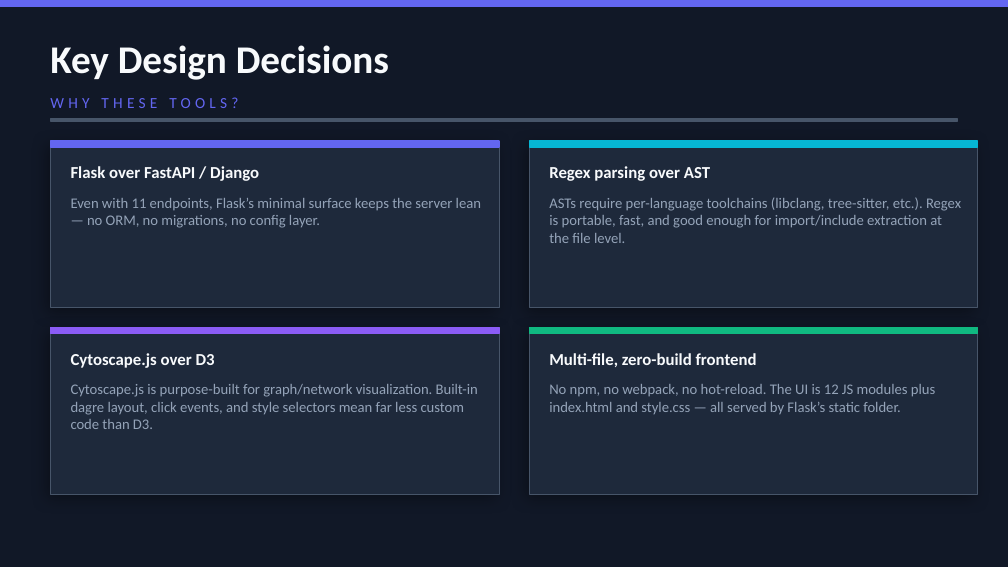
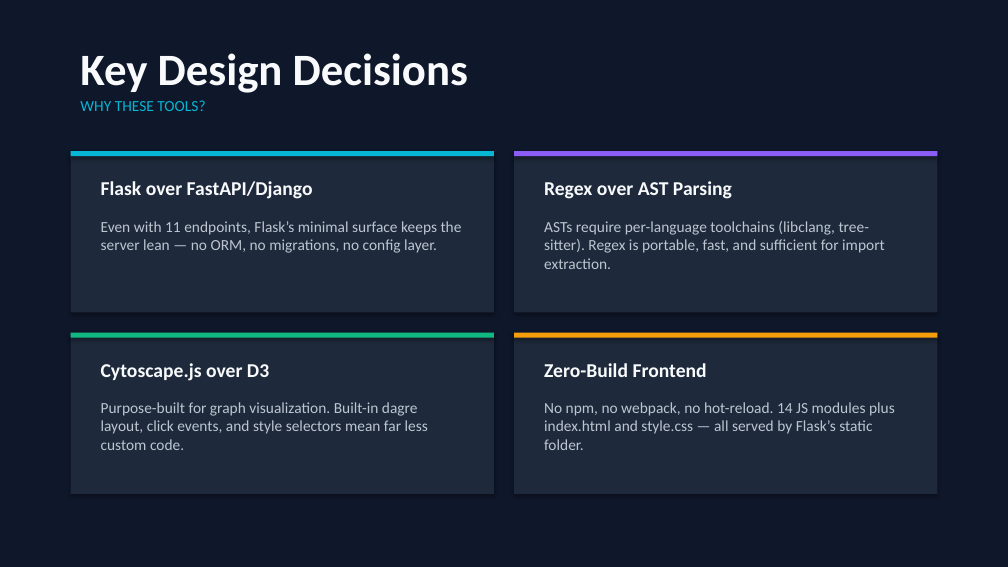
Before and after one commit to hstephan23/dep_graph, a slide deck: slide 10 of DepGraph.pptx. Drawn at 1008x567 pixels with LibreOffice and Linux fonts; fonts in the diff are those of the drawing. Boxes give left, top, right and bottom in pixels: in the first picture for what was removed or moved away, otherwise in the second. Text is boxed around its words. In the diff, an @@ line names an element or a change of style, - is before the commit and + after.

```diff
--- a/DepGraph.pptx
+++ b/DepGraph.pptx
@@ background #111827 to #0F172A @@
@@ rectangle removed at [0, 0, 1008, 6] @@
@@ text "Key Design Decisions": place and size @@
-text "Key Design Decisions" at [50, 45, 389, 80]
+text "Key Design Decisions" at [80, 53, 468, 93]
@@ text "Key Design Decisions" at [80, 53, 468, 93]: size 28 to 32 pt; vertical alignment middle to top @@
@@ rectangle removed at [50, 119, 958, 121] @@
@@ text "WHY THESE TOOLS?": place and size @@
-text "WHY THESE TOOLS?" at [50, 97, 238, 108]
+text "WHY THESE TOOLS?" at [80, 100, 205, 111]
@@ text "WHY THESE TOOLS?" at [80, 100, 205, 111]: text colour #6366F1 to #06B6D4, letter spacing 3 to 0 pt; vertical alignment middle to top @@
@@ rectangle: place and size @@
-rectangle at [50, 141, 499, 307]
+rectangle at [71, 151, 494, 312]
@@ rectangle: place and size @@
-rectangle at [50, 141, 499, 147]
+rectangle at [71, 151, 494, 156]
@@ rectangle at [71, 151, 494, 156]: fill #6366F1 to #06B6D4; outline #6366F1 1 pt to none; shadow on @@
@@ outline #475569 0.5 pt to none; shadow changed in 4 elements at [71, 333, 494, 494], [71, 151, 494, 312], [514, 333, 937, 494], [514, 151, 937, 312] @@
@@ rectangle: place and size @@
-rectangle at [529, 141, 978, 307]
+rectangle at [514, 151, 937, 312]
@@ rectangle: place and size @@
-rectangle at [529, 141, 978, 147]
+rectangle at [514, 151, 937, 156]
@@ rectangle at [514, 151, 937, 156]: fill #06B6D4 to #8B5CF6; outline #06B6D4 1 pt to none; shadow on @@
@@ vertical alignment middle to top in 3 elements at [101, 181, 313, 199], [544, 363, 707, 377], [544, 181, 732, 199] @@
@@ text at [101, 181, 313, 199]: text changed; size 12 to 14 pt @@
-Flask over FastAPI / Django
+Flask over FastAPI/Django
@@ text at [544, 181, 732, 199]: text changed; size 12 to 14 pt @@
-Regex parsing over AST
+Regex over AST Parsing
@@ text "Even with 11 endpoints, Flask’s ...": place and size @@
-text "Even with 11 endpoints, Flask’s ..." at [71, 198, 481, 228]
+text "Even with 11 endpoints, Flask’s ..." at [101, 221, 462, 253]
@@ text "Even with 11 endpoints, Flask’s ..." at [101, 221, 462, 253]: size 10.5 to 11 pt, text colour #94A3B8 to #BDC5D0 @@
@@ text at [544, 221, 885, 269]: text changed; size 10.5 to 11 pt; text colour #94A3B8 to #BDC5D0 @@
-ASTs require per-language toolchains (libclang, tree-sitter, etc.). Regex is portable, fast, and good enough for import/include extraction at the file level.
+ASTs require per-language toolchains (libclang, tree-sitter). Regex is portable, fast, and sufficient for import extraction.
@@ rectangle: place and size @@
-rectangle at [50, 328, 499, 494]
+rectangle at [71, 333, 494, 494]
@@ rectangle: place and size @@
-rectangle at [50, 328, 499, 334]
+rectangle at [71, 333, 494, 338]
@@ rectangle at [71, 333, 494, 338]: fill #8B5CF6 to #10B981; outline #8B5CF6 1 pt to none; shadow on @@
@@ text "Cytoscape.js over D3": place and size @@
-text "Cytoscape.js over D3" at [71, 353, 215, 368]
+text "Cytoscape.js over D3" at [101, 363, 269, 381]
@@ text "Cytoscape.js over D3" at [101, 363, 269, 381]: size 12 to 14 pt; vertical alignment middle to top @@
@@ rectangle: place and size @@
-rectangle at [529, 328, 978, 494]
+rectangle at [514, 333, 937, 494]
@@ rectangle: place and size @@
-rectangle at [529, 328, 978, 334]
+rectangle at [514, 333, 937, 338]
@@ rectangle at [514, 333, 937, 338]: fill #10B981 to #F59E0B; outline #10B981 1 pt to none; shadow on @@
@@ text at [544, 363, 707, 377]: text changed; size 12 to 14 pt @@
-Multi-file, zero-build frontend
+Zero-Build Frontend
@@ text at [101, 402, 428, 450]: text changed; size 10.5 to 11 pt; text colour #94A3B8 to #BDC5D0 @@
-Cytoscape.js is purpose-built for graph/network visualization. Built-in dagre layout, click events, and style selectors mean far less custom code than D3.
+Purpose-built for graph visualization. Built-in dagre layout, click events, and style selectors mean far less custom code.
@@ text at [544, 402, 895, 450]: text changed; size 10.5 to 11 pt; text colour #94A3B8 to #BDC5D0 @@
-No npm, no webpack, no hot-reload. The UI is 12 JS modules plus index.html and style.css — all served by Flask’s static folder.
+No npm, no webpack, no hot-reload. 14 JS modules plus index.html and style.css — all served by Flask’s static folder.
```
Also in this commit, not shown: 10 other slides changed, 1 slide added, 1 slide removed, 26 other files.
